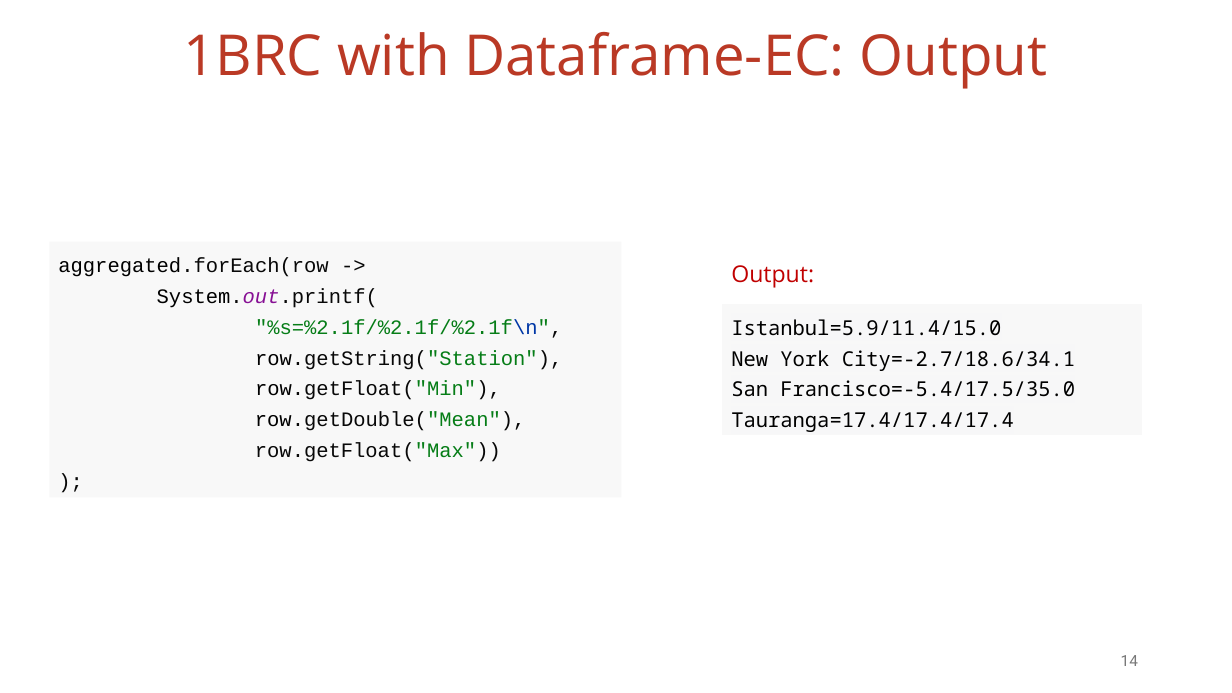
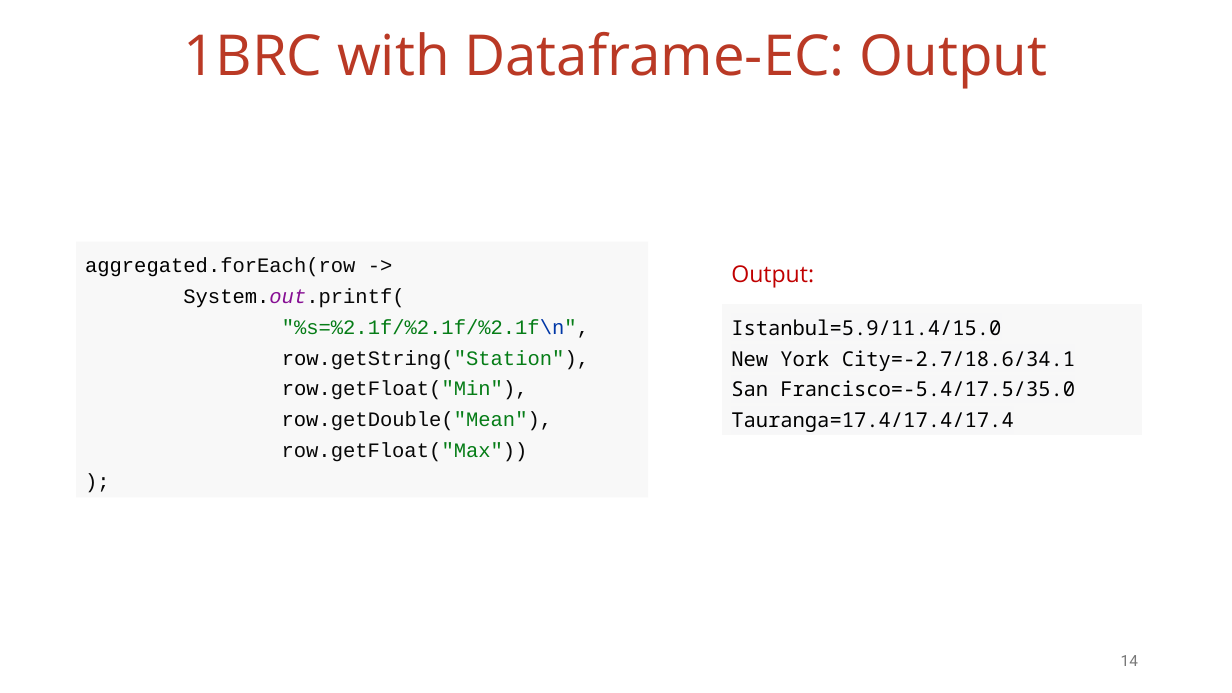
Before and after one commit to vmzakharov/missing-dataframe-talk, a slide deck: slide 14 of presentation/Missing_Dataframe_Short.pptx. Drawn at 1232x693 pixels with LibreOffice and Linux fonts; fonts in the diff are those of the drawing. Boxes give left, top, right and bottom in pixels: in the first picture for what was removed or moved away, otherwise in the second. Text is boxed around its words. In the diff, an @@ line names an element or a change of style, - is before the commit and + after.

```diff
--- a/presentation/Missing_Dataframe_Short.pptx
+++ b/presentation/Missing_Dataframe_Short.pptx
@@ rectangle "aggregated.forEach(row -> System.out.printf( "%s=%2.1f/%2.1f ..." moved from (x1=49, y1=241, x2=621, y2=497) to (x1=76, y1=241, x2=648, y2=497) @@
```
Also in this commit, not shown: 13 other slides changed, 3 slides added, 1 other file.
